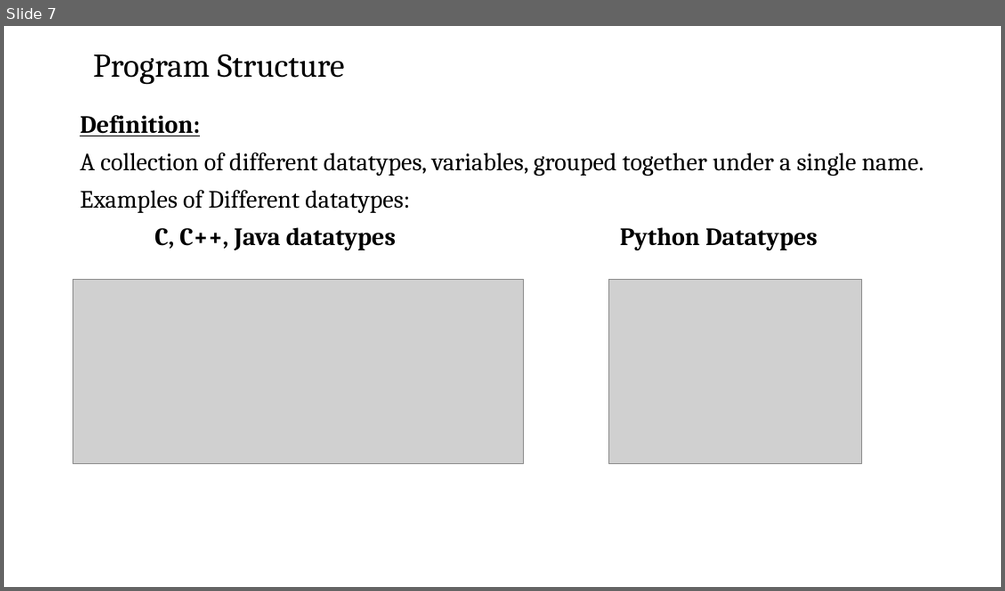
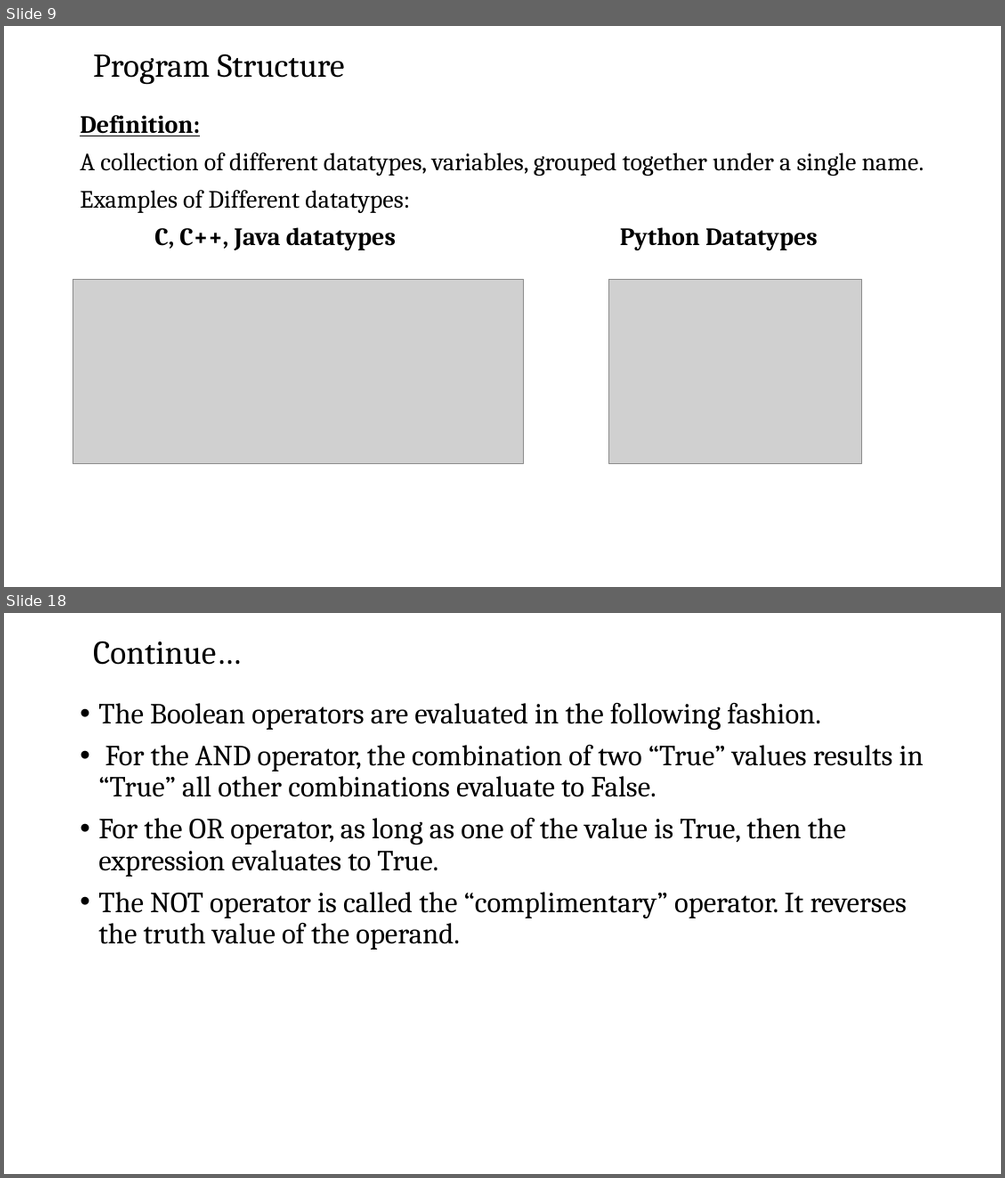
Before and after one commit to josiahkeaton/Training-Materials, a slide deck: Software Testing/Fundamentals of Computer & OS Concepts/Fundamentals of Computing session 6.pptx. Shown one above the other, each under a label of ours: slide 7 before the commit, slides 9 and 18 after it; the slides between them are not shown. The pictures are 1005x591 and 1005x1178 pixels, drawn with LibreOffice and Linux fonts; fonts in the diff are those of the drawing; grey boxes stand for pictures; background and template pictures are left out. Boxes give left, top, right and bottom in pixels: in the first picture for what was removed or moved away, otherwise in the second. Text is boxed around its words. In the diff, an @@ line names an element or a change of style, - is before the commit and + after.

```diff
--- a/Software Testing/Fundamentals of Computer & OS Concepts/Fundamentals of Computing session 6.pptx
+++ b/Software Testing/Fundamentals of Computer & OS Concepts/Fundamentals of Computing session 6.pptx
@@ slide 18 added at [4, 613, 1001, 1174], background picture (left out) @@
@@ title added at [93, 641, 241, 665], 32 pt, text #000000 @@
+Continue…
@@ text added at [98, 703, 923, 949], 28 pt, text #000000 @@
+• The Boolean operators are evaluated in the following fashion.
+• For the AND operator, the combination of two “True” values results in “True” all other combinations evaluate to False.
+• For the OR operator, as long as one of the value is True, then the expression evaluates to True.
+• The NOT operator is called the “complimentary” operator. It reverses the truth value of the operand.
@@ what was slide 7 is now slide 9 @@
```
Also in this commit, not shown: 3 slides changed, 17 other slides added, 1 slide removed.
